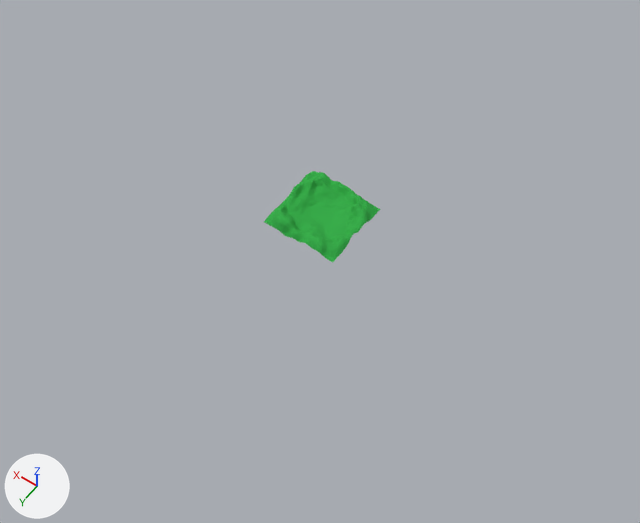
Renders of the Blender file forest.blend from each side of a commit.
Both versions are drawn from a 50 mm camera at (-402.0, 568.0, 803.0) aimed at (-32.0, 51.0, -10.0). The axes (+X, +Y, +Z) are drawn at lower left. The lights are the same throughout.

The older version as bpy lines, for what is in view:
```python
me_plane = bpy.data.meshes.new('Plane')
me_plane.from_pydata(...)  # 728 vertices, 1308 faces; spans x -51.1..50.6, y -51.1..51.5, z 0.0..17.8
me_plane.materials.append(mat_material_001)  # green #37ad4a
ob_plane = bpy.data.objects.new('Plane', me_plane)
ob_plane.location = (0.0, 0.0, 0.0)
```
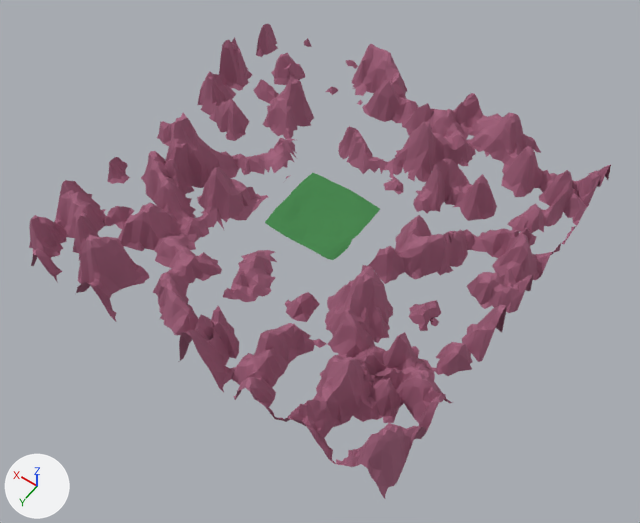
Boxes (x1, y1, x2, y2) around the edits, measured in the pictures (640 x 523 px):
'Mountains', added: after (29, 24, 611, 499)
'Plane', rescaled: before (264, 171, 380, 262); after (265, 173, 380, 260)

What changed in the scene script:
```text
Add mat_material_002:
    mat_material_002 = principled_material('Material.002')
    mat_material_002.base_color = (0.376, 0.129, 0.212)  # pink #a5657f
    mat_material_002.roughness = 0.794
    mat_material_002.specular_ior_level = 0.257
Add me_plane_006:
    me_plane_006.from_pydata(...)  # 3544 vertices, 5540 faces; spans x -1.0..1.0, y -1.0..1.0, z -3.3..50.0
    me_plane_006.materials.append(mat_material_002)  # pink #a5657f
Change ob_plane:
    ob_plane.scale: (1.0, 1.0, 1.0) -> (1.0, 1.0, 0.419)
Add ob_mountains:
    ob_mountains = bpy.data.objects.new('Mountains', me_plane_006)
    ob_mountains.location = (0.0, 0.0, -4.0)
    ob_mountains.scale = (253.0, 253.0, 1.76)
```
